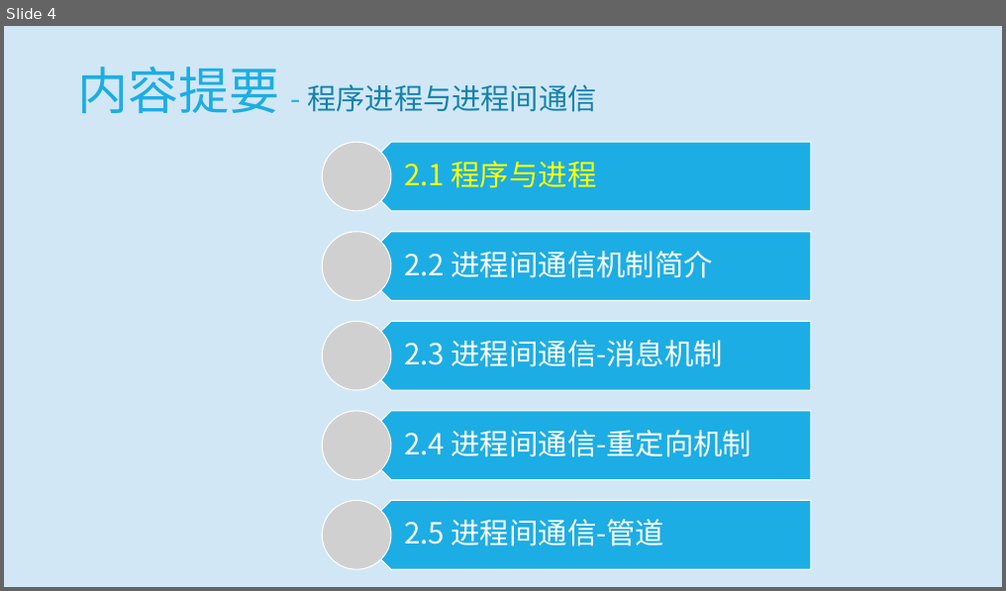
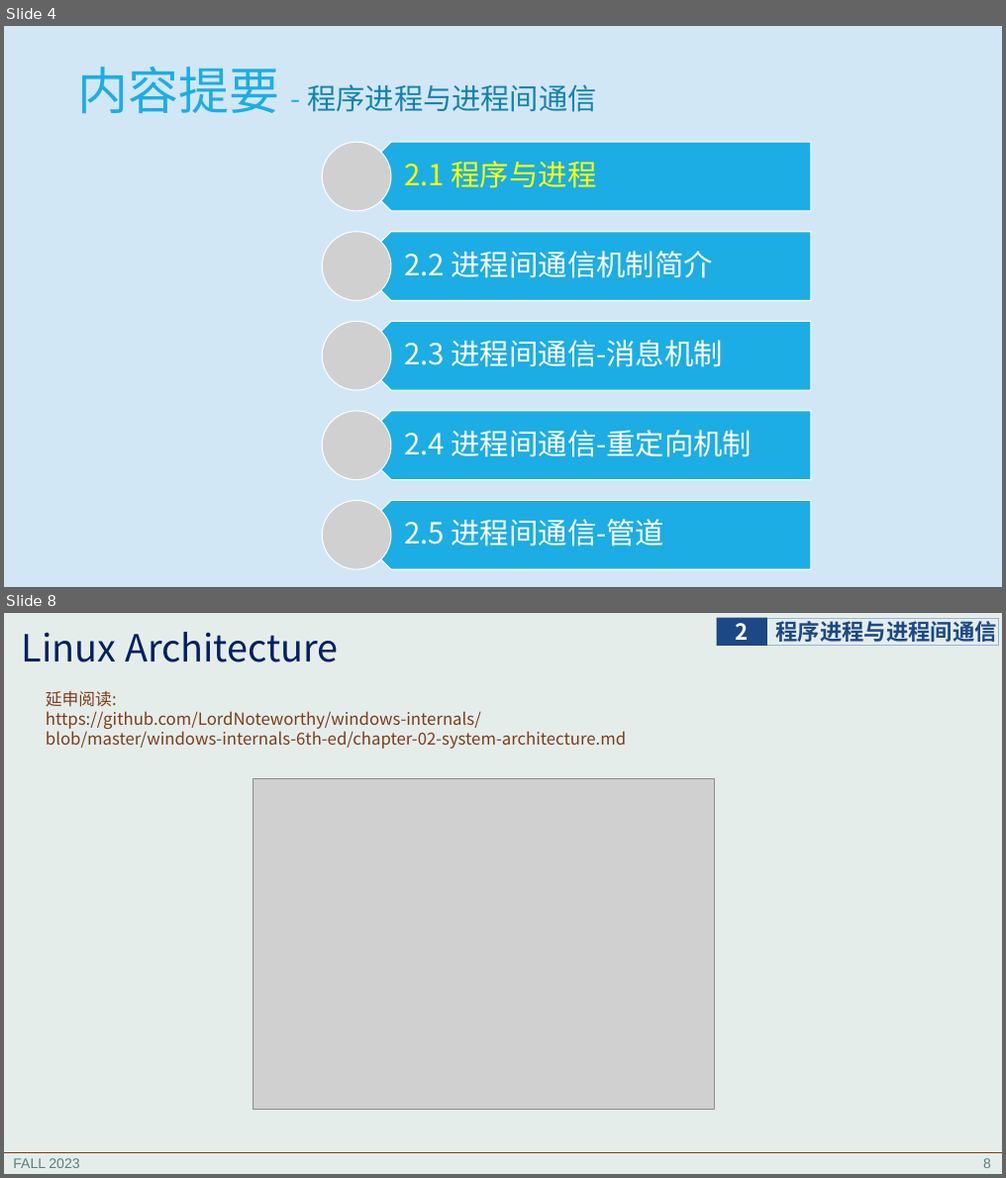
Before and after one commit to principleWindows/win-principle-2023, a slide deck: slides/instruction/principleWindows_2.pptx. Shown one above the other, each under a label of ours: slide 4 before the commit, slides 4 and 8 after it; the slides between them are not shown. The pictures are 1006x591 and 1006x1178 pixels, drawn with LibreOffice and Linux fonts; fonts in the diff are those of the drawing; grey boxes stand for pictures. Boxes give left, top, right and bottom in pixels: in the first picture for what was removed or moved away, otherwise in the second. Text is boxed around its words. In the diff, an @@ line names an element or a change of style, - is before the commit and + after.

```diff
--- a/slides/instruction/principleWindows_2.pptx
+++ b/slides/instruction/principleWindows_2.pptx
@@ slide 8 added at box(4, 613, 1002, 1174), background #E5EDEB @@
@@ title added at box(22, 632, 339, 663), 36 pt, text #002060 @@
+Linux Architecture
@@ rectangle added at box(717, 618, 767, 646), fill #1C4885, 21.3 pt, text #FFFFFF, bold @@
+2
@@ rectangle added at box(767, 618, 999, 646), outline #94B6D2 0.75 pt, 21.3 pt, text #1C4885, bold @@
+程序进程与进程间通信
@@ text added at box(46, 691, 626, 749), 16 pt, text #7B3D17 @@
+延申阅读:
+https://github.com/LordNoteworthy/windows-internals/
+blob/master/windows-internals-6th-ed/chapter-02-system-architecture.md
@@ picture added at box(253, 779, 715, 1110) @@
@@ line added from (4, 1153) to (1002, 1153), #7B3D17 0.5 pt @@
@@ text added at box(13, 1158, 79, 1168), 13.3 pt, text #578279 @@
+FALL 2023
@@ page number added at box(983, 1158, 991, 1168), 13.3 pt, text #578279 @@
+8
```
Also in this commit, not shown: 62 slides changed, 2 other slides added, 46 other files.
